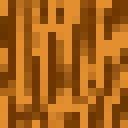
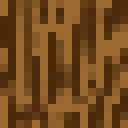
Two versions of the same layered image (128 x 128). Layer-by-layer changes:
removed layer "Layer 1" over left=0, top=0, right=128, bottom=128
removed layer "Background" over left=0, top=0, right=128, bottom=128
added layer "Color Fill 1" over left=0, top=0, right=128, bottom=128
